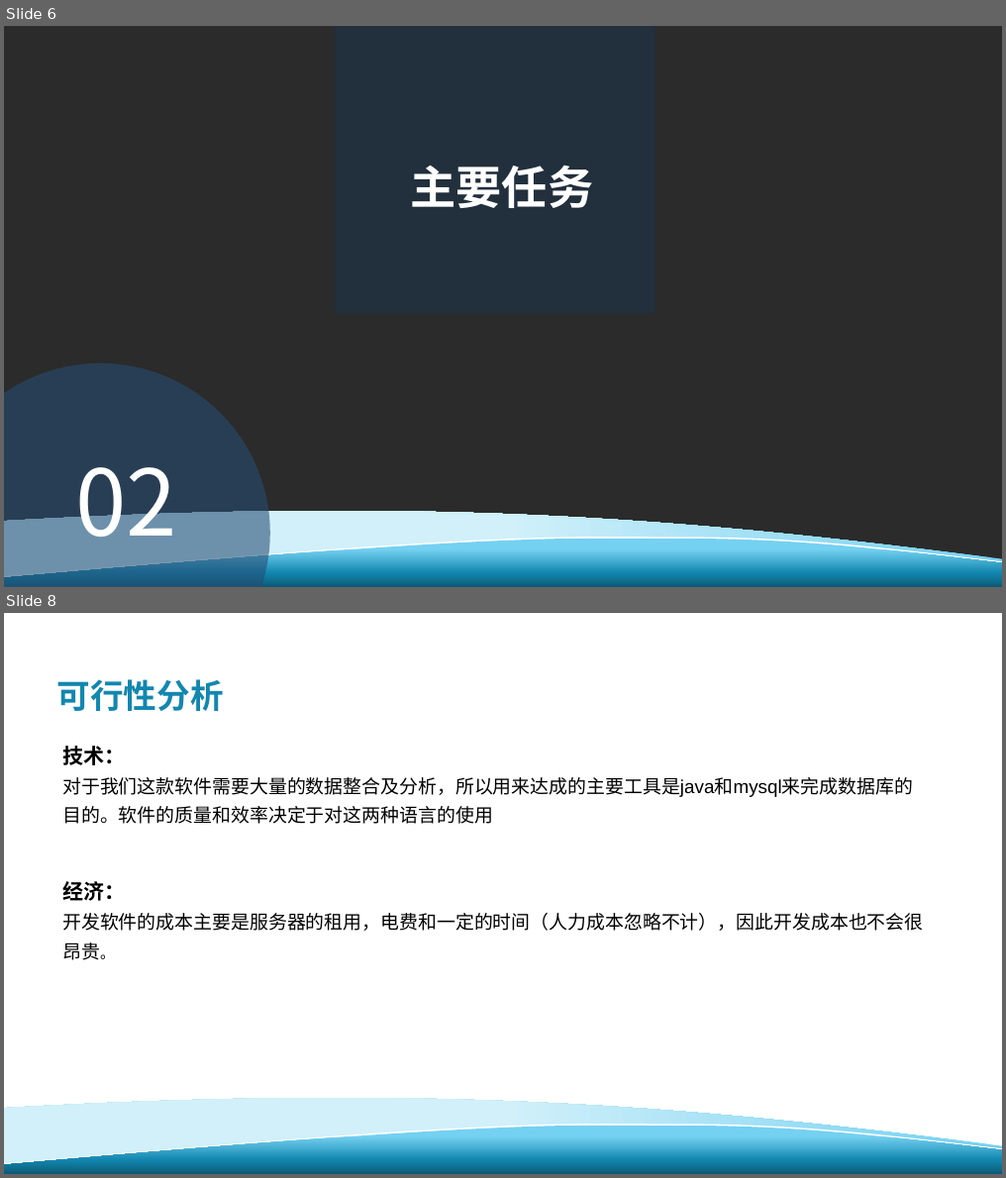
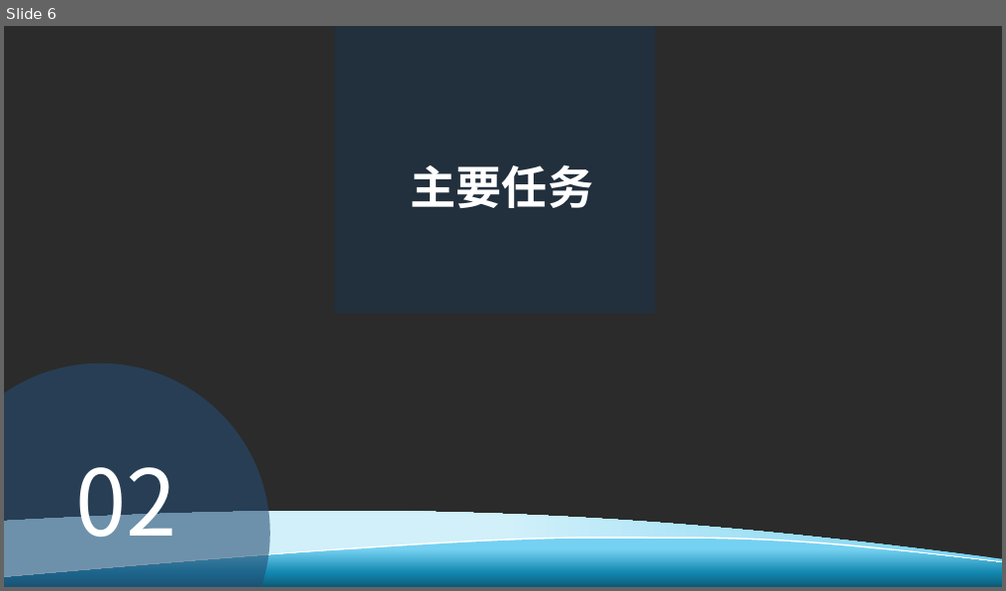
Before and after one commit to davejunction/MHWhelper, a slide deck: SE2019春-G24-项目计划书.pptx. Shown one above the other, each under a label of ours: slides 6 and 8 before the commit, slide 6 after it; the slides between them are not shown. The pictures are 1006x1178 and 1006x591 pixels, drawn with LibreOffice and Linux fonts; fonts in the diff are those of the drawing; background and template pictures are left out; a plain dark background stands for a picture behind light text. Boxes give left, top, right and bottom in pixels: in the first picture for what was removed or moved away, otherwise in the second. Text is boxed around its words. In the diff, an @@ line names an element or a change of style, - is before the commit and + after.

```diff
--- a/SE2019春-G24-项目计划书.pptx
+++ b/SE2019春-G24-项目计划书.pptx
@@ slide 8 removed at bbox=[4, 613, 1002, 1174], background #FFFFFF; not listed: 3 template elements that a slide beside it also shows @@
@@ title removed at bbox=[57, 679, 224, 711] @@
-可行性分析
@@ text removed at bbox=[62, 746, 923, 960] @@
-技术：
-对于我们这款软件需要大量的数据整合及分析，所以用来达成的主要工具是java和mysql来完成数据库的目的。软件的质量和效率决定于对这两种语言的使用
-经济：
-开发软件的成本主要是服务器的租用，电费和一定的时间（人力成本忽略不计），因此开发成本也不会很昂贵。
```
Also in this commit, not shown: 4 slides changed, 7 slides added, 2 other files.
